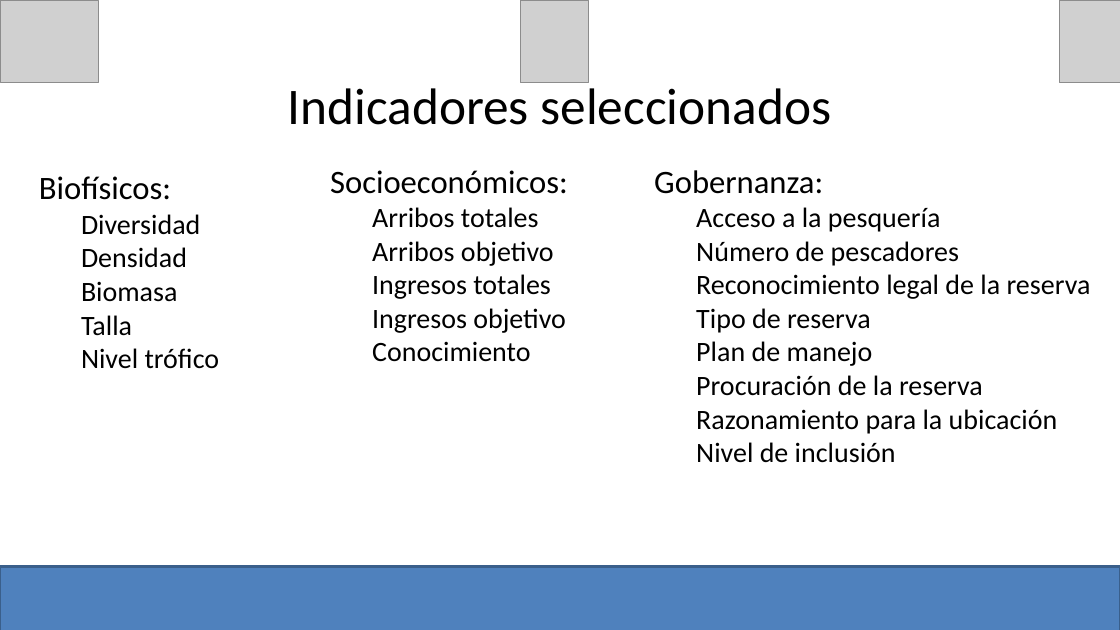
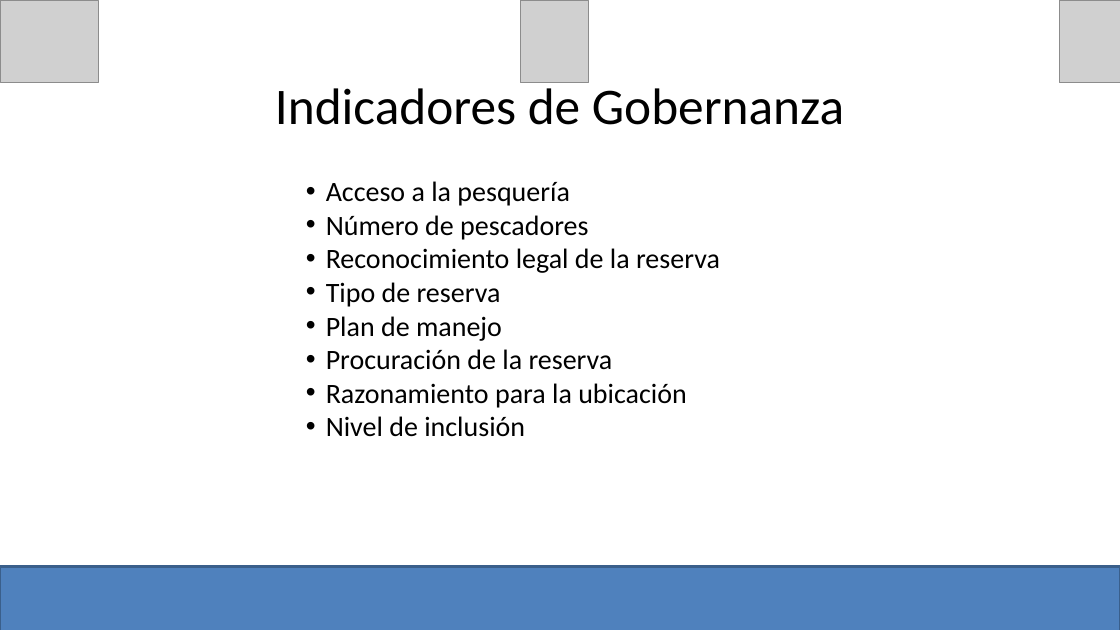
Before and after one commit to turfeffect/Docs, a slide deck: slide 15 of Presentations/Workshop in Mexico/Mexico Workshop.pptx (slide 13 before the commit). Drawn at 1120x630 pixels with LibreOffice and Linux fonts; fonts in the diff are those of the drawing; grey boxes stand for pictures. Boxes give left, top, right and bottom in pixels: in the first picture for what was removed or moved away, otherwise in the second. Text is boxed around its words. In the diff, an @@ line names an element or a change of style, - is before the commit and + after.

```diff
--- a/Presentations/Workshop in Mexico/Mexico Workshop.pptx
+++ b/Presentations/Workshop in Mexico/Mexico Workshop.pptx
@@ title at <box>275,81,844,125</box>: text changed @@
-Indicadores seleccionados
+Indicadores de Gobernanza
@@ text removed at <box>39,176,220,369</box> @@
-Biofísicos:
-  Diversidad
-  Densidad
-  Biomasa
-  Talla
-  Nivel trófico
@@ text "Acceso a la pesquería": place and size @@
-text "Acceso a la pesquería" at <box>654,170,1091,463</box>
+text "Acceso a la pesquería" at <box>326,181,720,437</box>
@@ text "Acceso a la pesquería" at <box>326,181,720,437</box>: bullet none to • @@
@@ text removed at <box>330,170,568,362</box> @@
-Socioeconómicos:
-  Arribos totales
-  Arribos objetivo
-  Ingresos totales
-  Ingresos objetivo
-  Conocimiento
@@ text at <box>654,170,823,194</box>: paragraph removed @@
-Gobernanza:
```
Also in this commit, not shown: 14 other slides changed, 1 slide added, 2 slides removed.
